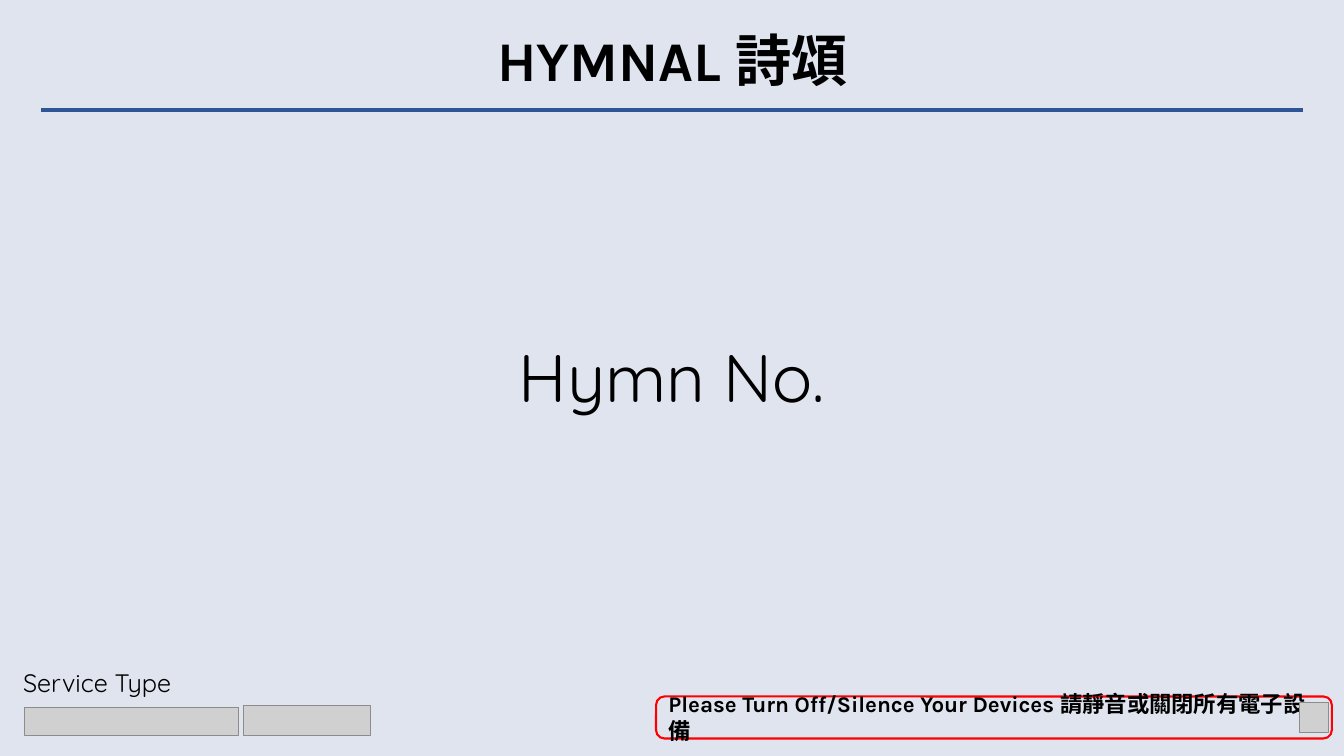
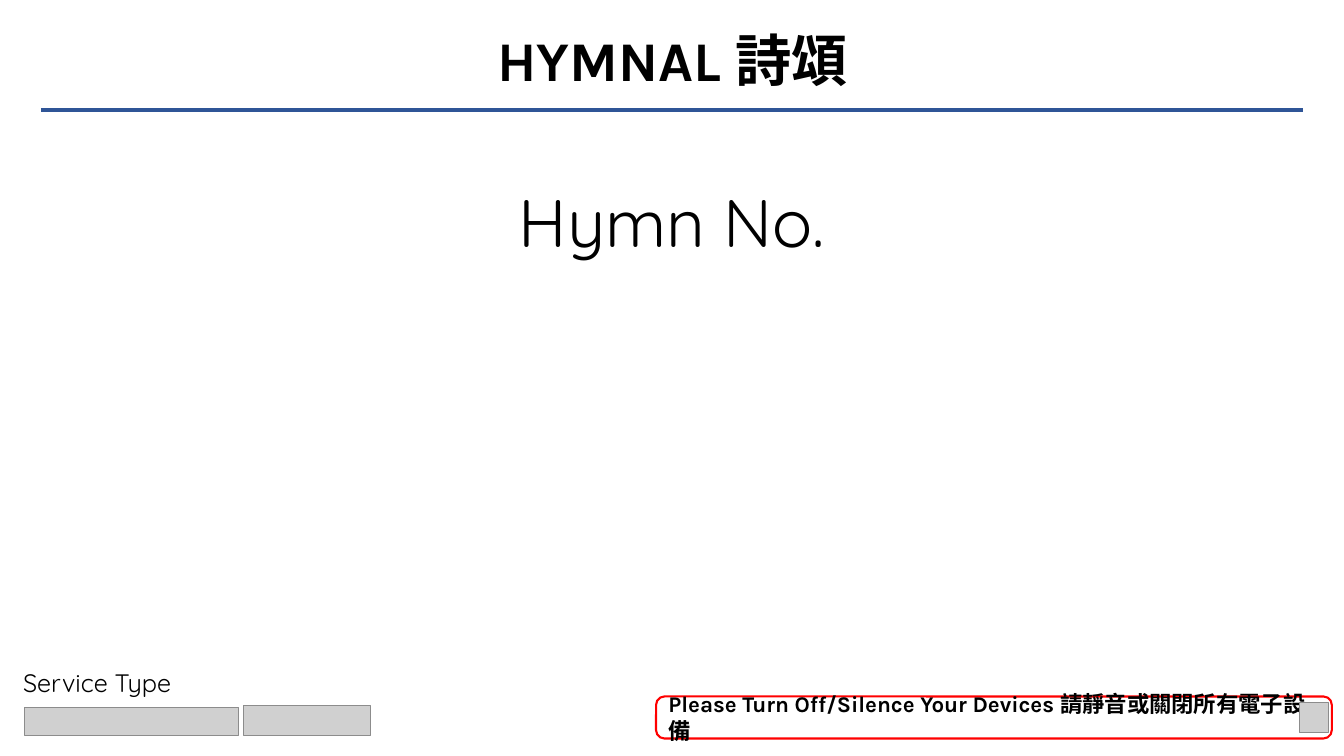
Before and after one commit to calebchanwy/tjc-powerpoint, a slide deck: slide 5 of TJCPowerPoint/Resources/ServiceWidescreen.pptx. Drawn at 1344x756 pixels with LibreOffice and Linux fonts; fonts in the diff are those of the drawing; grey boxes stand for pictures. Boxes give left, top, right and bottom in pixels: in the first picture for what was removed or moved away, otherwise in the second. Text is boxed around its words. In the diff, an @@ line names an element or a change of style, - is before the commit and + after.

```diff
--- a/TJCPowerPoint/Resources/ServiceWidescreen.pptx
+++ b/TJCPowerPoint/Resources/ServiceWidescreen.pptx
@@ background #DFE4EF to #FFFFFF @@
@@ text "Hymn No.": place and size @@
-text "Hymn No." at [519, 355, 825, 416]
+text "Hymn No." at [519, 200, 825, 261]
@@ text "Hymn No." at [519, 200, 825, 261]: vertical alignment middle to top @@
```
Also in this commit, not shown: 10 other slides changed, 25 other files.
